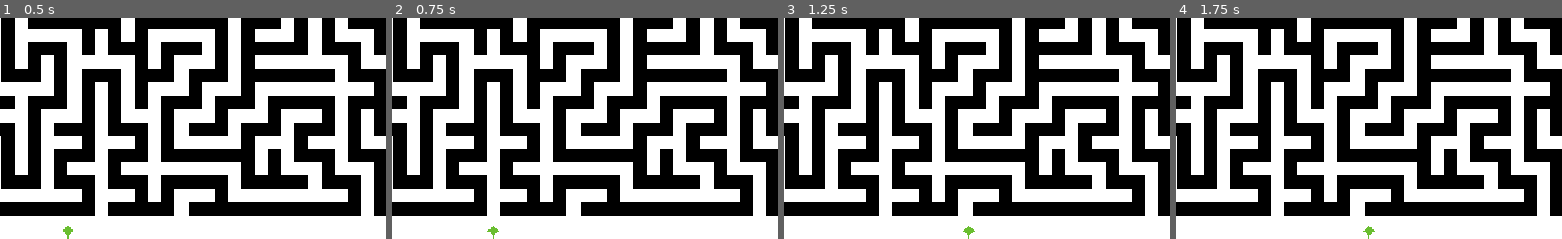
Above: before the commit, frames 1-4 (left to right).
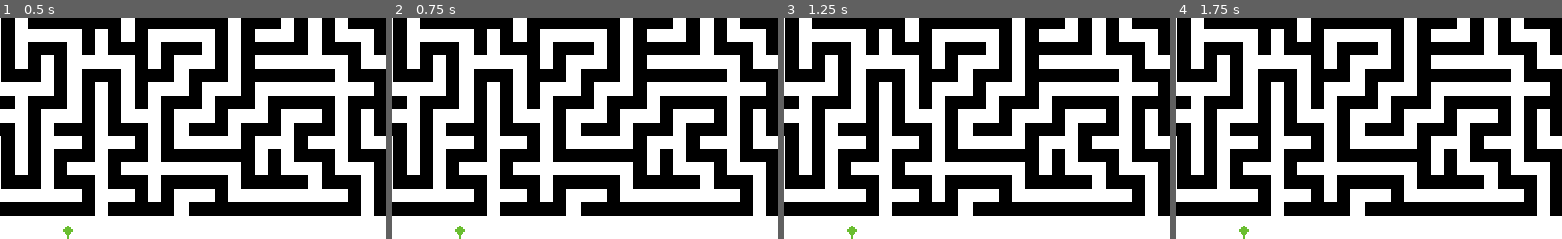
Above: after the commit, the same moments.

Repository: vividskiess/COS30031
Game: Godot game, scene res://scenes/level.tscn
The game is run twice, just before and just after one commit, with the same random seed, the same clock (stepped at 60 frames per second) and the same inputs.
Inputs:
- Up to frame 1 (0.5 s): no input
- Up to frame 2 (0.75 s): tap Enter at 0.5 s; hold D (move_right) from 0.53 s (still down)
- Up to frame 3 (1.25 s): keep holding D (move_right)
- Up to frame 4 (1.75 s): release D (move_right) at 1.28 s; hold S (move_down) from 1.28 s (still down)
The pictures show only the part of the screen within x 42-92%, y 50-100%; the shares and areas given below are measured in that part.

Frame 1 is identical in both runs. In frame 2, 0.2% of the frame differs, in the area x 16-28%, y 94-100%; in frame 3, 0.2%, in the area x 16-50%, y 94-100%; in frame 4, 0.2%.

Commit message:
Add physics collision for tile

Diff:
--- a/scenes/level.tscn
+++ b/scenes/level.tscn
@@ -8,8 +8,10 @@
 texture = ExtResource("2_w8frs")
 0:0/0 = 0
 1:0/0 = 0
+1:0/0/physics_layer_0/polygon_0/points = PackedVector2Array(-8, -8, 8, -8, 8, 8, -8, 8)
 
 [sub_resource type="TileSet" id="TileSet_bntgb"]
+physics_layer_0/collision_layer = 1
 sources/0 = SubResource("TileSetAtlasSource_mx8sn")
 
 [node name="Level" type="Node2D" unique_id=1918718168]
